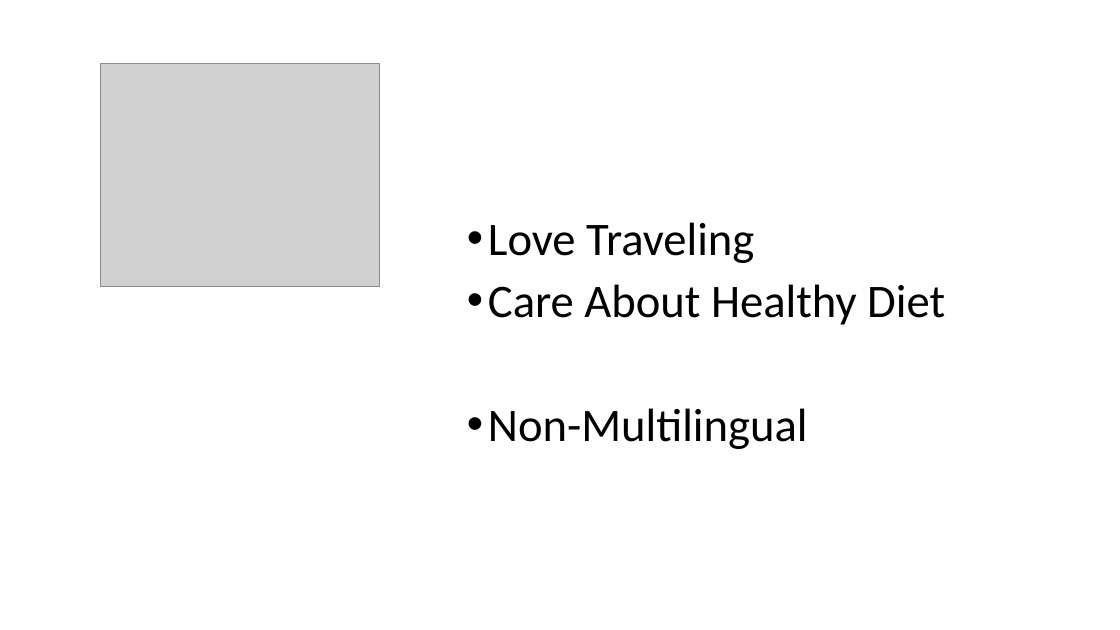
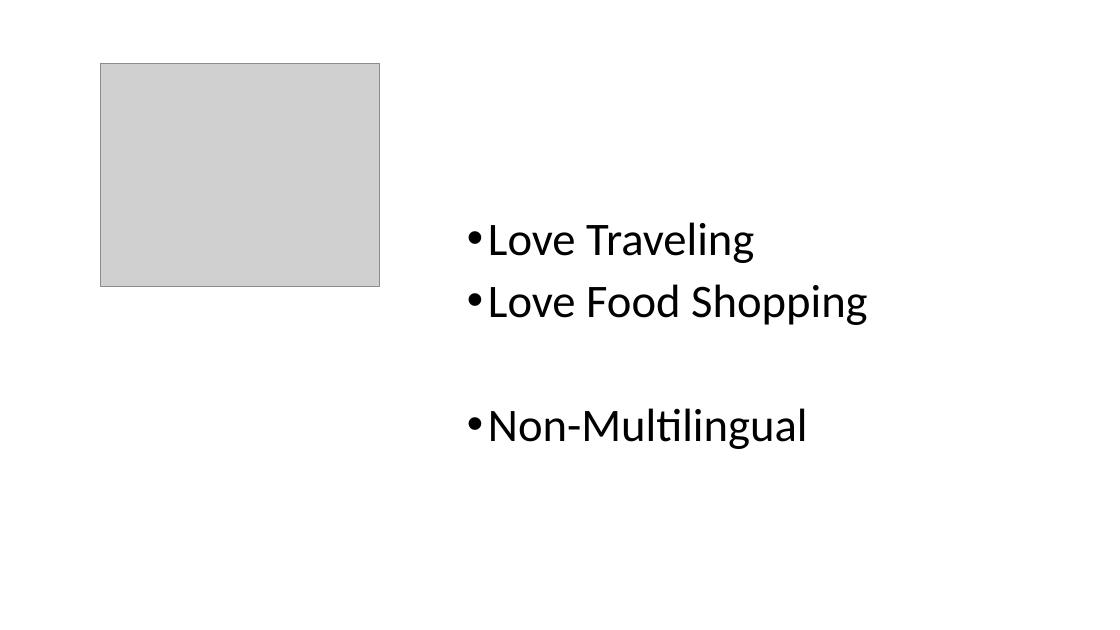
Before and after one commit to nycdatasci/bootcamp006_project, a slide deck: slide 2 of Project2-Shiny/Jonathan Liu/World Food Explorer.ppsx. Drawn at 1120x630 pixels with LibreOffice and Linux fonts; fonts in the diff are those of the drawing; grey boxes stand for pictures. Boxes give left, top, right and bottom in pixels: in the first picture for what was removed or moved away, otherwise in the second. Text is boxed around its words. In the diff, an @@ line names an element or a change of style, - is before the commit and + after.

Commit message:
Update

```diff
--- a/Project2-Shiny/Jonathan Liu/World Food Explorer.ppsx
+++ b/Project2-Shiny/Jonathan Liu/World Food Explorer.ppsx
@@ text at <box>488,284,867,325</box>: text changed @@
-• Care About Healthy Diet
+• Love Food Shopping
```
